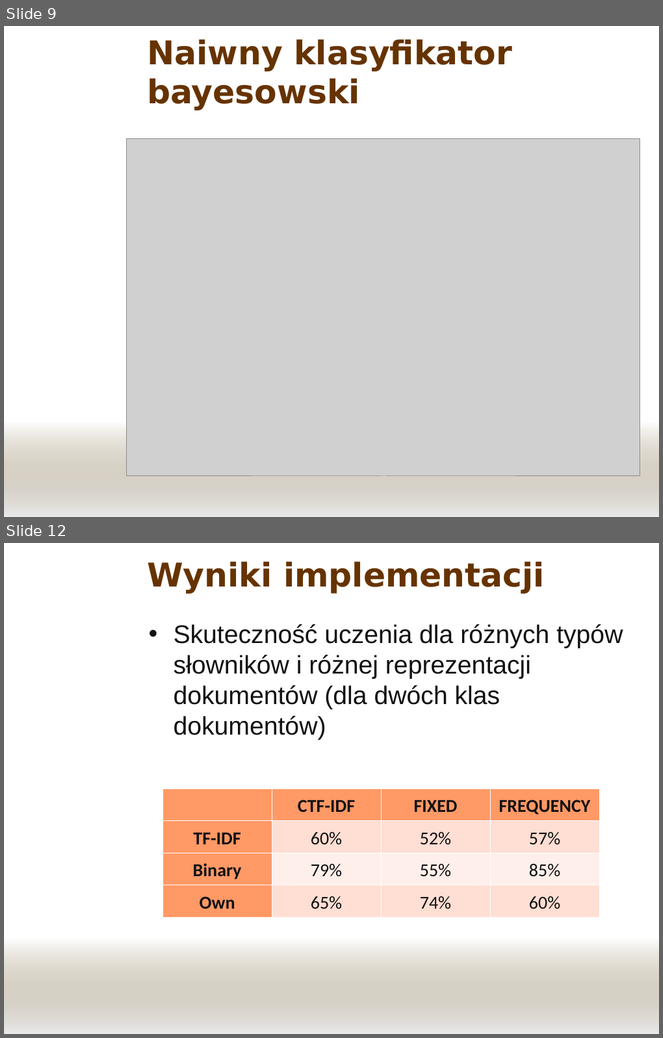
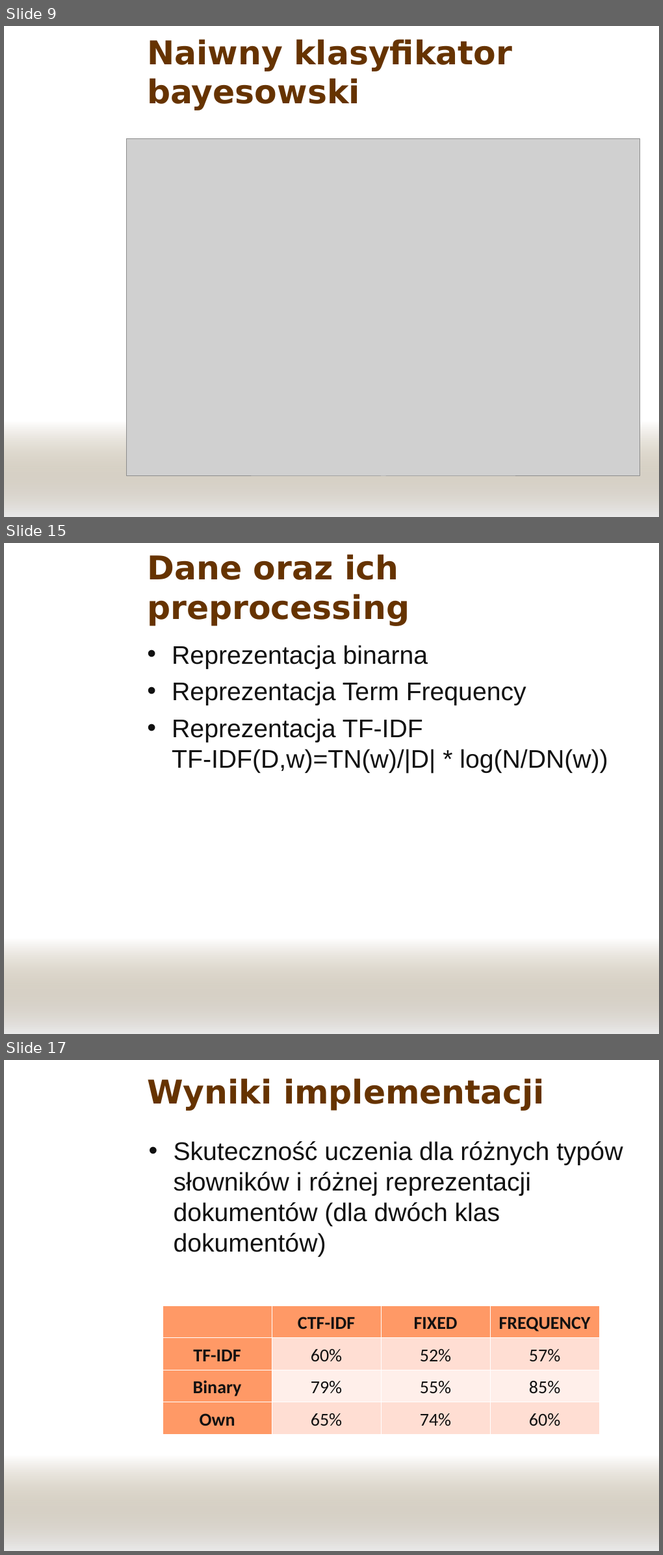
Before and after one commit to panchamk/mini08sn, a slide deck: doc/Prezentacja.ppt. Shown one above the other, each under a label of ours: slides 9 and 12 before the commit, slides 9, 15 and 17 after it; the slides between them are not shown. The pictures are 663x1038 and 663x1555 pixels, drawn with LibreOffice and Linux fonts; fonts in the diff are those of the drawing; grey boxes stand for pictures; background and template pictures are left out. Boxes give left, top, right and bottom in pixels: in the first picture for what was removed or moved away, otherwise in the second. Text is boxed around its words. In the diff, an @@ line names an element or a change of style, - is before the commit and + after.

```diff
--- a/doc/Prezentacja.ppt
+++ b/doc/Prezentacja.ppt
@@ slide 15 added at (4,543,659,1034), background picture (left out); not listed: 1 template element that a slide beside it also shows @@
@@ title added at (147,554,410,626), 36 pt, text #663300, bold @@
+Dane oraz ich preprocessing
@@ text added at (172,645,608,773), 28 pt, text #111111 @@
+• Reprezentacja binarna
+• Reprezentacja Term Frequency
+• Reprezentacja TF-IDF
+  TF-IDF(D,w)=TN(w)/|D| * log(N/DN(w))
@@ what was slide 12 is now slide 17 @@
```
Also in this commit, not shown: 2 slides changed, 4 other slides added, 1 other file.
